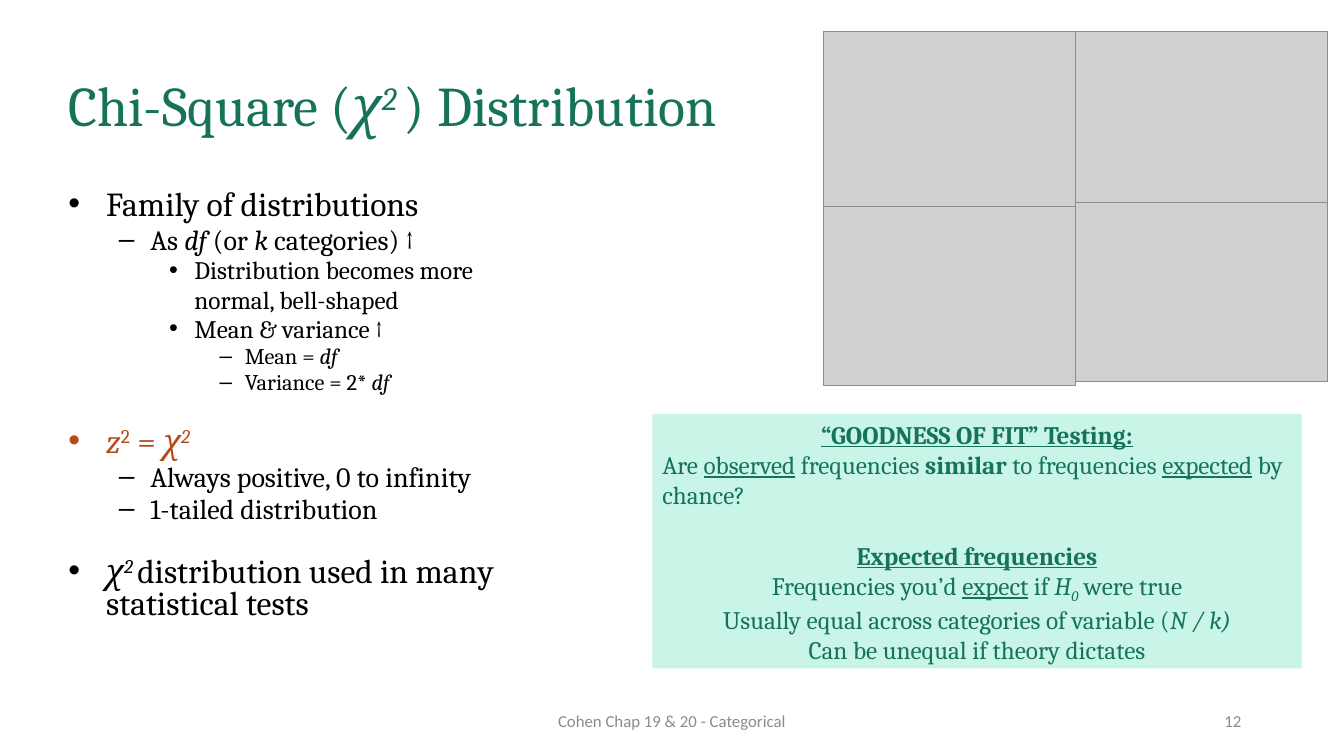
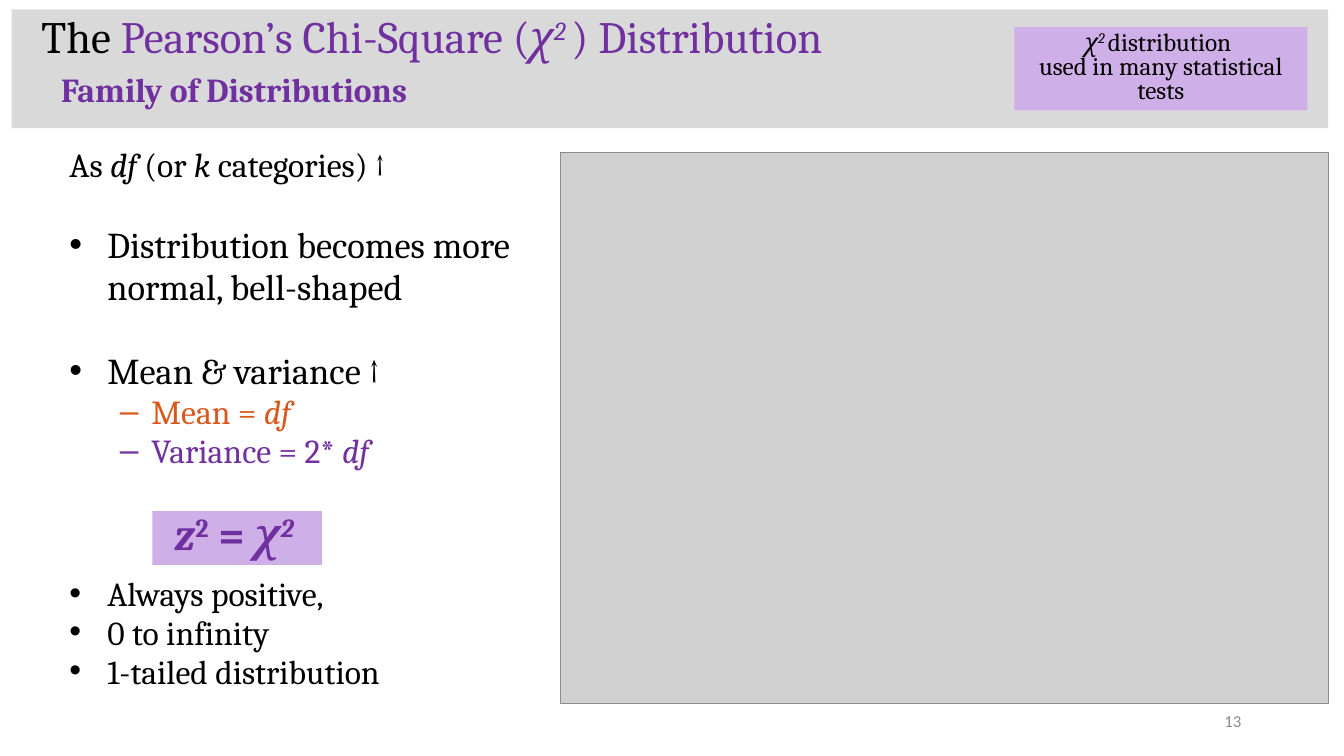
Before and after one commit to CEHS-research/PSY-6600_public, a slide deck: slide 13 of slides/Ch19-20_categorical.pptx (slide 12 before the commit). Drawn at 1344x756 pixels with LibreOffice and Linux fonts; fonts in the diff are those of the drawing; grey boxes stand for pictures. Boxes give left, top, right and bottom in pixels: in the first picture for what was removed or moved away, otherwise in the second. Text is boxed around its words. In the diff, an @@ line names an element or a change of style, - is before the commit and + after.

Commit message:
update chap 20

```diff
--- a/slides/Ch19-20_categorical.pptx
+++ b/slides/Ch19-20_categorical.pptx
@@ rectangle added at box(11, 9, 1328, 128), fill #D9D9D9 @@
@@ title at box(41, 22, 822, 110): text changed; size 40 to 32 pt; text colour #16745A to #7030A0 @@
-Chi-Square (χ2 ) Distribution
+The Pearson’s Chi-Square (χ2 ) Distribution
+Family of Distributions
@@ rectangle added at box(1014, 27, 1308, 111), fill #CFAFE7, 18 pt, text #000000 @@
+χ2 distribution
+used in many statistical tests
@@ picture removed at box(824, 32, 1076, 212) @@
@@ picture removed at box(1076, 32, 1328, 212) @@
@@ text "As df (or k categories) ...": place and size @@
-text "As df (or k categories) ..." at box(106, 192, 494, 616)
+text "As df (or k categories) ..." at box(69, 153, 510, 685)
@@ text at box(69, 153, 510, 685): size 20 to 24 pt in "As df (or k categories) ↑", "1-tailed distribution"; size 18 to 26 pt in "Distribution becomes more", "normal, bell-shaped", "Mean & variance ↑"; size 16 to 24 pt in "Mean = df", "Variance = 2* df"; text colour #000000 to #D8581E in "Mean = df"; text colour #000000 to #7030A0 in "Variance = 2* df"; bullet – to none; list level 2 to 1 in "As df (or k categories) ..."; list level 3 to 1 in "Distribution becomes more"; list level 3 to 1 in "normal, bell-shaped"; list level 3 to 1 in "Mean & variance ↑"; list level 4 to 2 in "Mean = df"; list level 4 to 2 in "Variance = 2* df"; bullet – to •; list level 2 to 1 in "1-tailed distribution" @@
@@ picture added at box(562, 152, 1329, 703) @@
@@ text at box(106, 192, 419, 224): paragraph removed @@
-• Family of distributions
@@ picture removed at box(824, 207, 1076, 386) @@
@@ picture removed at box(1076, 203, 1328, 382) @@
@@ rectangle removed at box(652, 414, 1302, 668) @@
-“GOODNESS OF FIT” Testing:
-Are observed frequencies similar to frequencies expected by chance?
-Expected frequencies
-Frequencies you’d expect if H0 were true
-Usually equal across categories of variable (N / k)
-Can be unequal if theory dictates
@@ rectangle added at box(152, 511, 322, 565), fill #CFAFE7, 32 pt, text #7030A0, bold, italic @@
+z2 = χ2
@@ text at box(106, 559, 494, 616): paragraph removed @@
-• χ2 distribution used in many statistical tests
@@ text at box(107, 582, 323, 653): text changed; size 20 to 24 pt @@
-• z2 = χ2
-  – Always positive, 0 to infinity
+• Always positive,
+• 0 to infinity
@@ text removed at box(558, 715, 786, 730) @@
-Cohen Chap 19 & 20 - Categorical
@@ page number at box(1224, 716, 1241, 727): text changed @@
-12
+13
```
Also in this commit, not shown: 22 other slides changed, 9 slides added, 2 slides removed, 1 other file.
